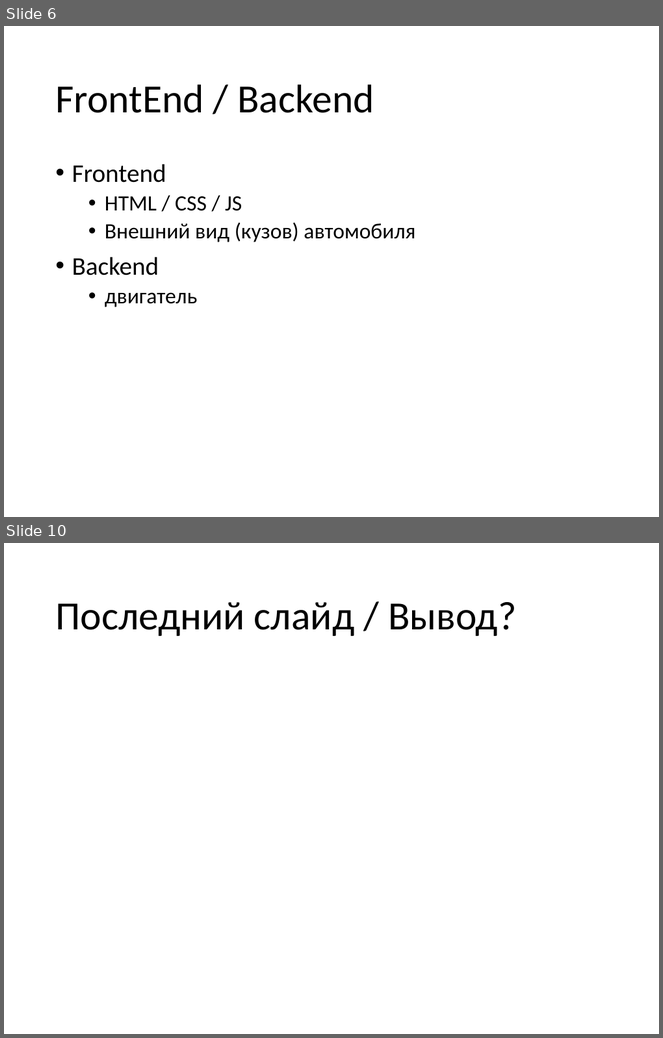
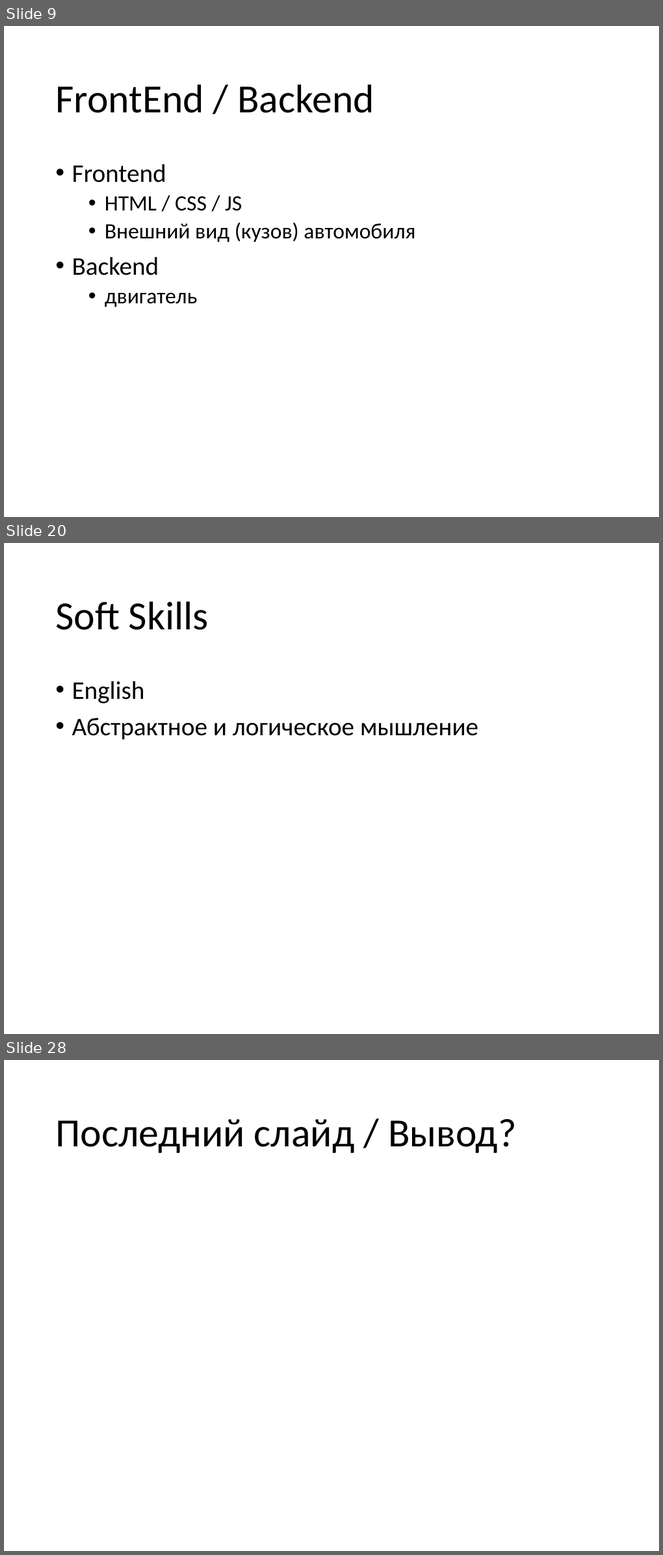
Before and after one commit to vitali-kviatkouski/personal, a slide deck: epamkids/EPAMKids.pptx. Shown one above the other, each under a label of ours: slides 6 and 10 before the commit, slides 9, 20 and 28 after it; the slides between them are not shown. The pictures are 663x1038 and 663x1555 pixels, drawn with LibreOffice and Linux fonts; fonts in the diff are those of the drawing. Boxes give left, top, right and bottom in pixels: in the first picture for what was removed or moved away, otherwise in the second. Text is boxed around its words. In the diff, an @@ line names an element or a change of style, - is before the commit and + after.

```diff
--- a/epamkids/EPAMKids.pptx
+++ b/epamkids/EPAMKids.pptx
@@ slide 20 added at [4,543,659,1034], background #FFFFFF @@
@@ title added at [55,601,209,630], 44 pt, text #000000 @@
+Soft Skills
@@ text added at [72,681,478,740], 28 pt, text #000000 @@
+• English
+• Абстрактное и логическое мышление
@@ what was slide 6 is now slide 9 @@
@@ what was slide 10 is now slide 28 @@
```
Also in this commit, not shown: 3 slides changed, 18 other slides added, 1 slide removed.
